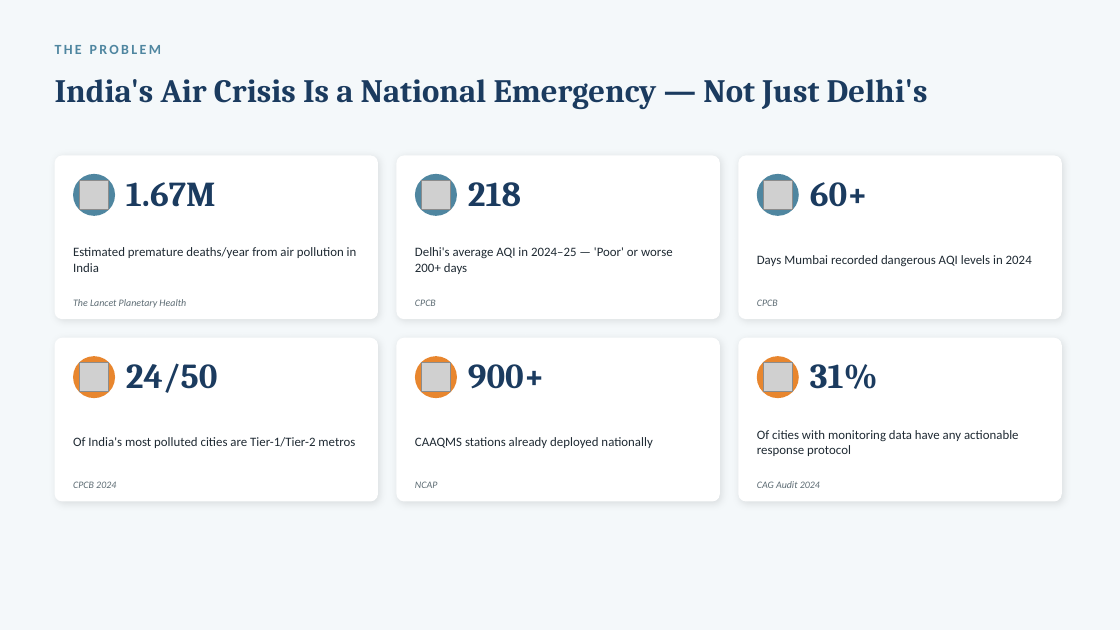
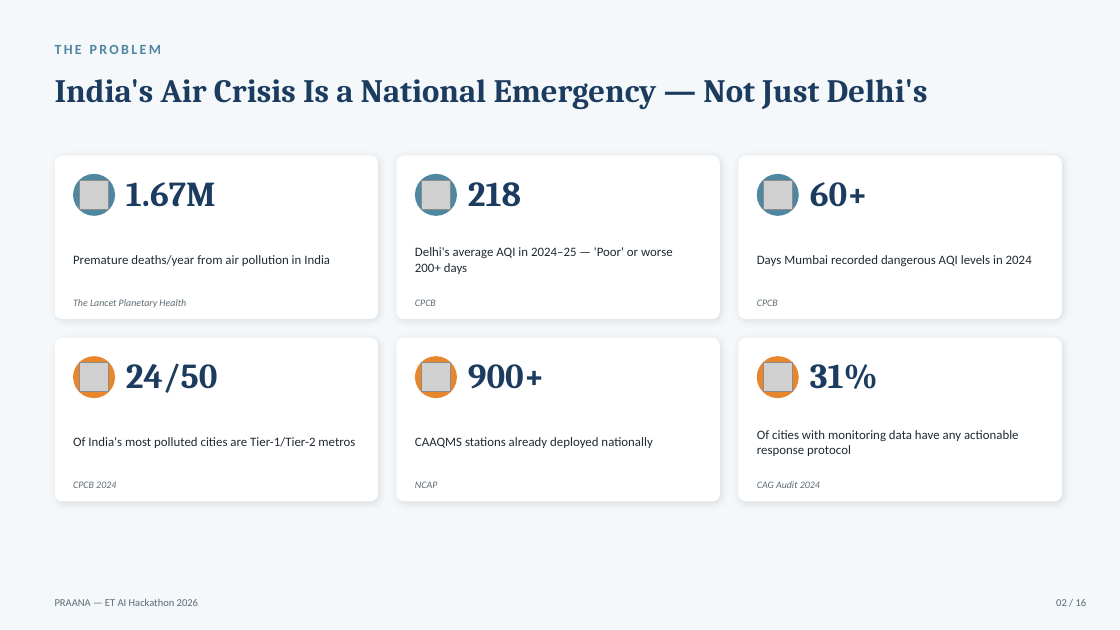
Before and after one commit to Aaditee13/praana-air-quality-intelligence, a slide deck: slide 2 of docs/PRAANA_Pitch_Deck.pptx. Drawn at 1120x630 pixels with LibreOffice and Linux fonts; fonts in the diff are those of the drawing; grey boxes stand for pictures. Boxes give left, top, right and bottom in pixels: in the first picture for what was removed or moved away, otherwise in the second. Text is boxed around its words. In the diff, an @@ line names an element or a change of style, - is before the commit and + after.

```diff
--- a/docs/PRAANA_Pitch_Deck.pptx
+++ b/docs/PRAANA_Pitch_Deck.pptx
@@ text at [73,255,330,266]: text changed @@
-Estimated premature deaths/year from air pollution in India
+Premature deaths/year from air pollution in India
@@ text added at [55,599,198,606], 9 pt, text #5C6B73 @@
+PRAANA — ET AI Hackathon 2026
@@ text added at [1056,599,1087,606], 9 pt, text #5C6B73 @@
+02 / 16
```
Also in this commit, not shown: 15 other slides changed, 5 other files.
